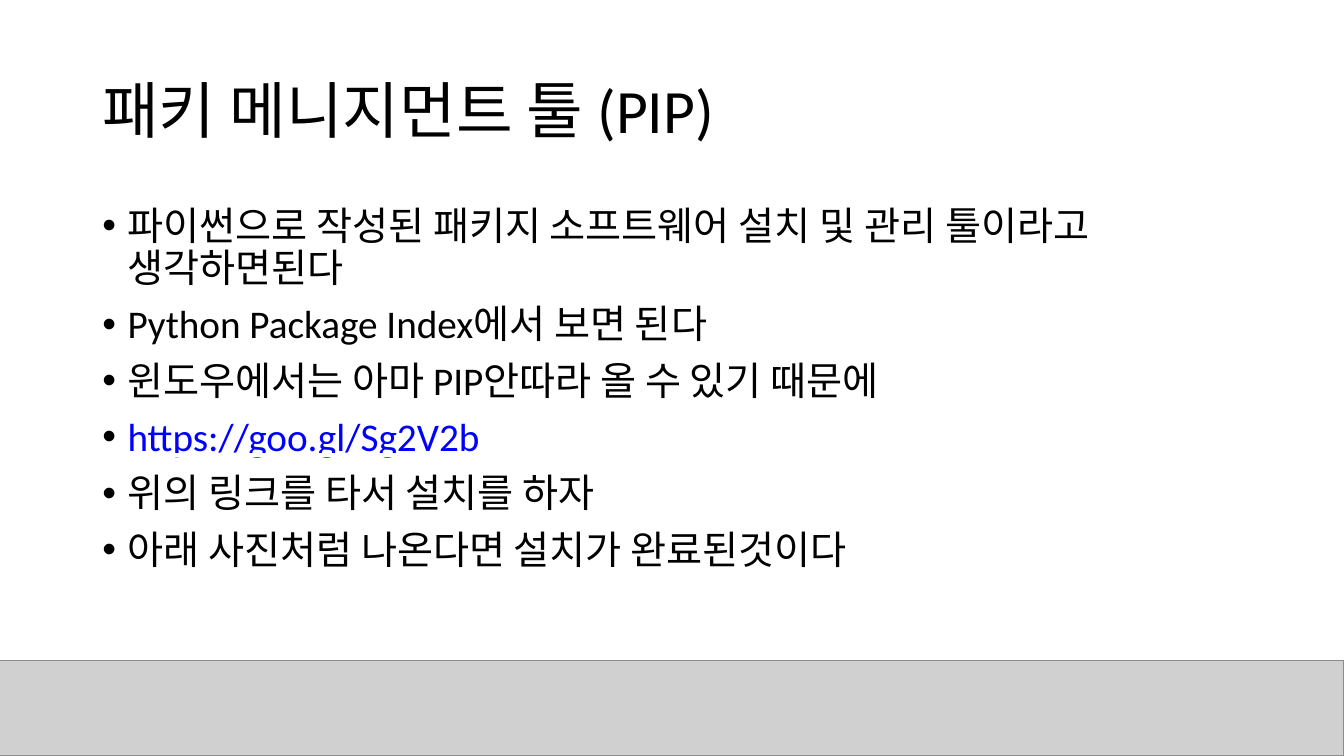
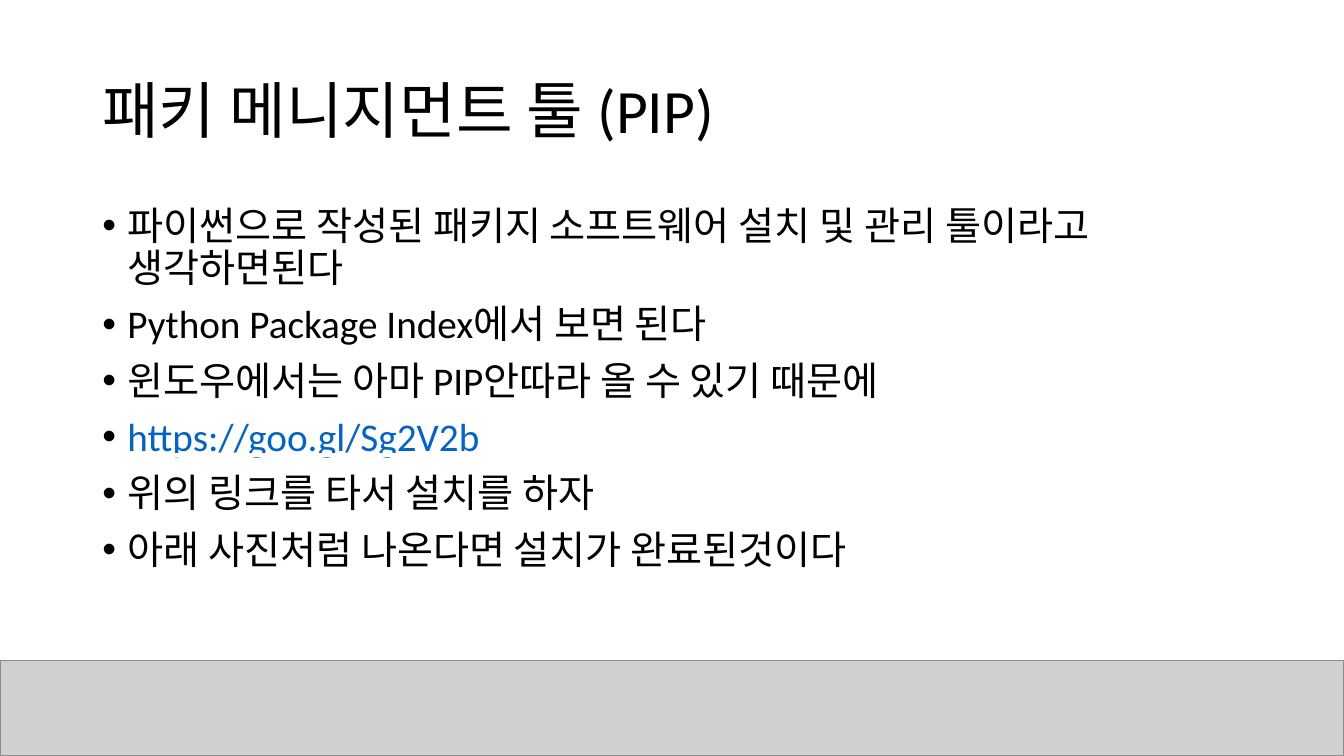
Before and after one commit to KERT-core/pythonEdu, a slide deck: slide 9 of chapter1/파이썬 웹 파싱 기초.pptx (slide 8 before the commit). Drawn at 1344x756 pixels with LibreOffice and Linux fonts; fonts in the diff are those of the drawing; grey boxes stand for pictures. Boxes give left, top, right and bottom in pixels: in the first picture for what was removed or moved away, otherwise in the second. Text is boxed around its words. In the diff, an @@ line names an element or a change of style, - is before the commit and + after.

```diff
--- a/chapter1/파이썬 웹 파싱 기초.pptx
+++ b/chapter1/파이썬 웹 파싱 기초.pptx
@@ text at [127,423,479,458]: text colour #0000FF to #0563C1 in "https://goo.gl/Sg2V2b" @@
```
Also in this commit, not shown: 3 other slides changed, 1 slide added.
